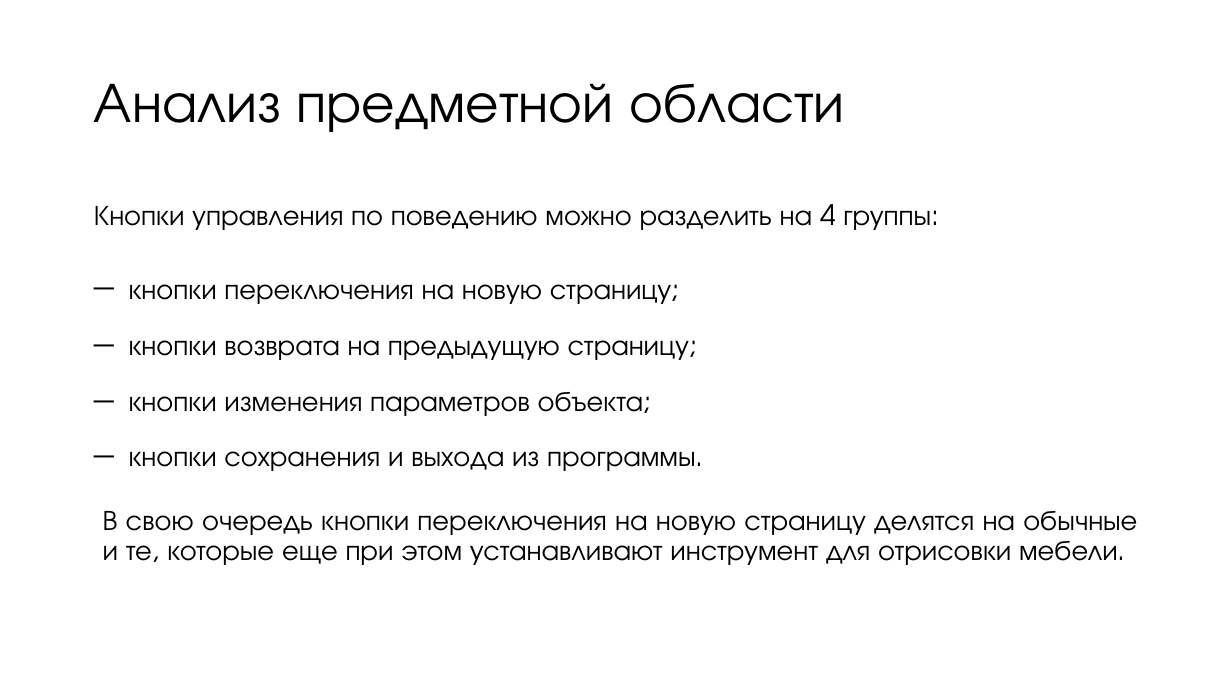
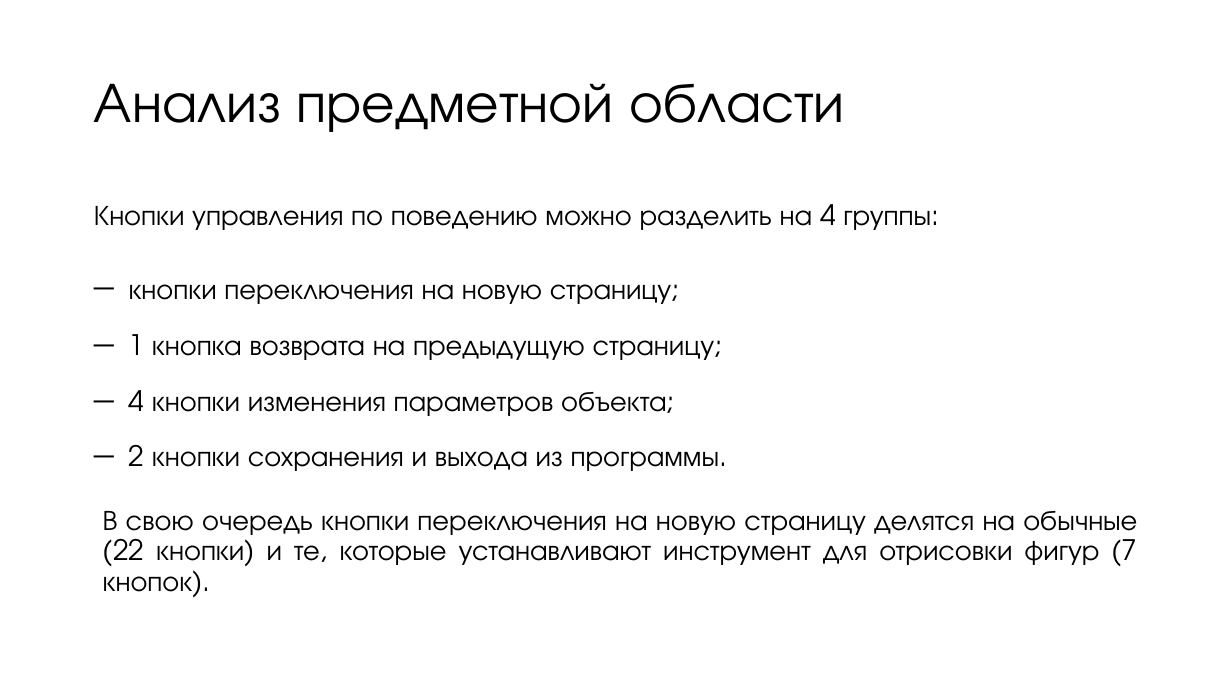
Before and after one commit to vladaderina/The-program-for-furniture-placement, a slide deck: slide 4 of Программа для размещения мебели.pptx. Drawn at 1232x693 pixels with LibreOffice and Linux fonts; fonts in the diff are those of the drawing. Boxes give left, top, right and bottom in pixels: in the first picture for what was removed or moved away, otherwise in the second. Text is boxed around its words. In the diff, an @@ line names an element or a change of style, - is before the commit and + after.

```diff
--- a/Программа для размещения мебели.pptx
+++ b/Программа для размещения мебели.pptx
@@ text at <box>103,334,1138,592</box>: text changed @@
-─ кнопки возврата на предыдущую страницу;
-─ кнопки изменения параметров объекта;
-─ кнопки сохранения и выхода из программы.
-В свою очередь кнопки переключения на новую страницу делятся на обычные и те, которые еще при этом устанавливают инструмент для отрисовки мебели.
+─ 1 кнопка возврата на предыдущую страницу;
+─ 4 кнопки изменения параметров объекта;
+─ 2 кнопки сохранения и выхода из программы.
+В свою очередь кнопки переключения на новую страницу делятся на обычные (22 кнопки) и те, которые устанавливают инструмент для отрисовки фигур (7 кнопок).
```
Also in this commit, not shown: 8 other slides changed, 8 other files.
